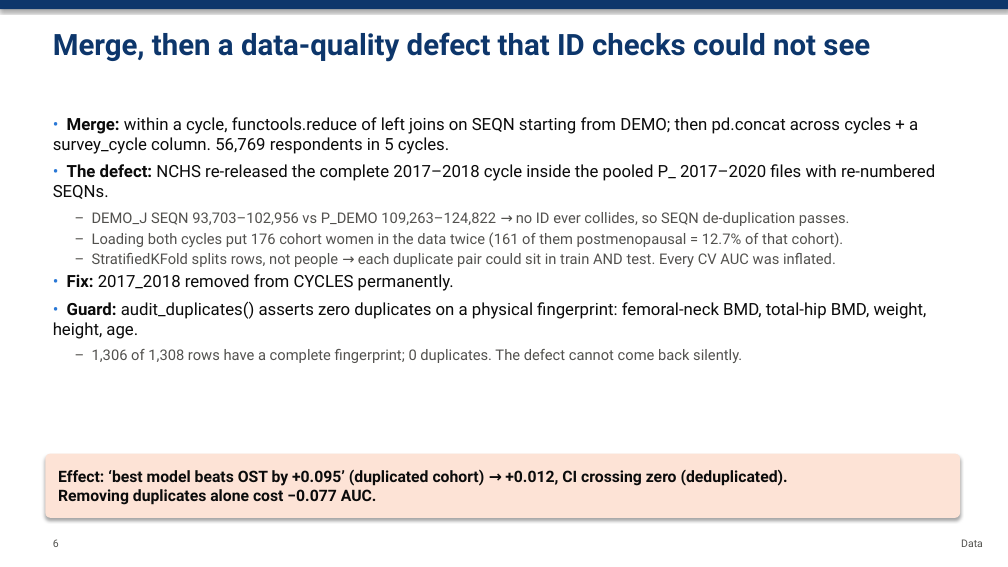
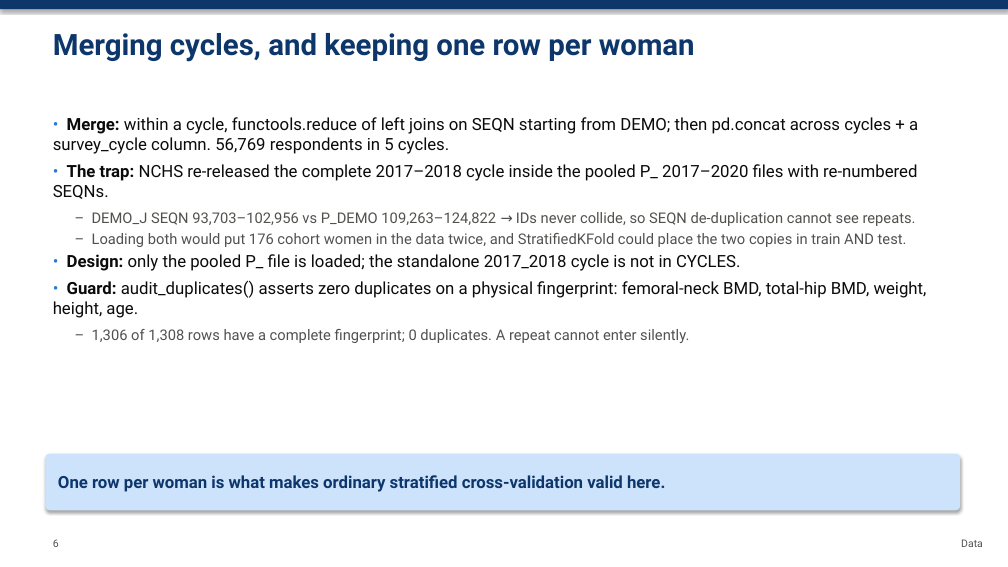
Before and after one commit to am12-dev/sf_26-27, a slide deck: slide 6 of Notes/presentation_ml_engineer/Osteoporosis_ML_Briefing_for_ML_Engineer.pptx. Drawn at 1008x567 pixels with LibreOffice and Linux fonts; fonts in the diff are those of the drawing. Boxes give left, top, right and bottom in pixels: in the first picture for what was removed or moved away, otherwise in the second. Text is boxed around its words. In the diff, an @@ line names an element or a change of style, - is before the commit and + after.

```diff
--- a/Notes/presentation_ml_engineer/Osteoporosis_ML_Briefing_for_ML_Engineer.pptx
+++ b/Notes/presentation_ml_engineer/Osteoporosis_ML_Briefing_for_ML_Engineer.pptx
@@ text at (53,33,695,62): text changed @@
-Merge, then a data-quality defect that ID checks could not see
+Merging cycles, and keeping one row per woman
@@ text at (53,164,917,271): text changed @@
-• The defect: NCHS re-released the complete 2017–2018 cycle inside the pooled P_ 2017–2020 files with re-numbered SEQNs.
-– DEMO_J SEQN 93,703–102,956 vs P_DEMO 109,263–124,822 → no ID ever collides, so SEQN de-duplication passes.
-– Loading both cycles put 176 cohort women in the data twice (161 of them postmenopausal = 12.7% of that cohort).
-– StratifiedKFold splits rows, not people → each duplicate pair could sit in train AND test. Every CV AUC was inflated.
-• Fix: 2017_2018 removed from CYCLES permanently.
+• The trap: NCHS re-released the complete 2017–2018 cycle inside the pooled P_ 2017–2020 files with re-numbered SEQNs.
+– DEMO_J SEQN 93,703–102,956 vs P_DEMO 109,263–124,822 → IDs never collide, so SEQN de-duplication cannot see repeats.
+– Loading both would put 176 cohort women in the data twice, and StratifiedKFold could place the two copies in train AND test.
+• Design: only the pooled P_ file is loaded; the standalone 2017_2018 cycle is not in CYCLES.
@@ text at (92,329,689,343): text changed @@
-– 1,306 of 1,308 rows have a complete fingerprint; 0 duplicates. The defect cannot come back silently.
+– 1,306 of 1,308 rows have a complete fingerprint; 0 duplicates. A repeat cannot enter silently.
@@ rounded rectangle "One row per woman is ...": place and size @@
-rounded rectangle "One row per woman is ..." at (45,454,960,518)
+rounded rectangle "One row per woman is ..." at (45,454,960,510)
@@ rounded rectangle "One row per woman is ..." at (45,454,960,510): fill #FDE3D6 to #CDE2FB @@
@@ text in rounded rectangle at (58,475,665,492): text changed; size 15 to 16 pt; text colour #0B0B0B to #0D366B @@
-Effect: ‘best model beats OST by +0.095’ (duplicated cohort) → +0.012, CI crossing zero (deduplicated).
-Removing duplicates alone cost −0.077 AUC.
+One row per woman is what makes ordinary stratified cross-validation valid here.
```
Also in this commit, not shown: 18 other slides changed, 7 slides added, 5 slides removed, 6 other files.
